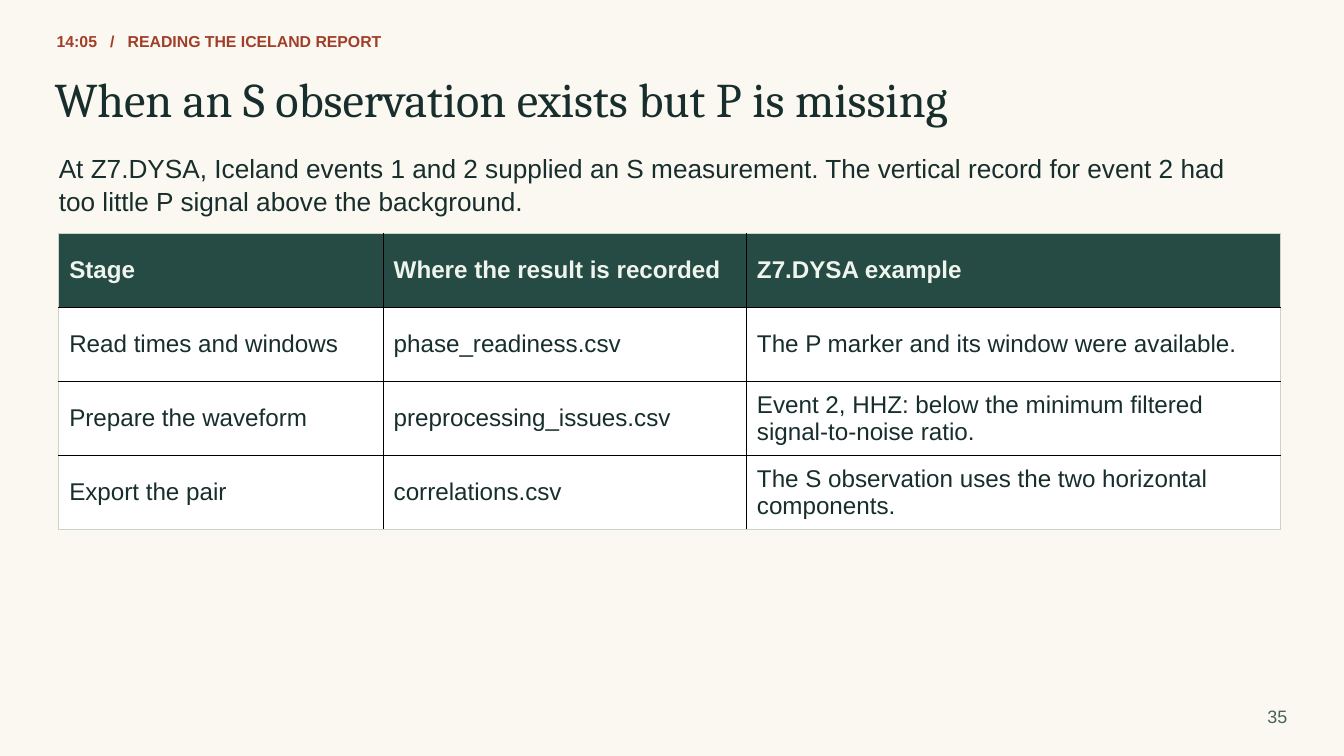
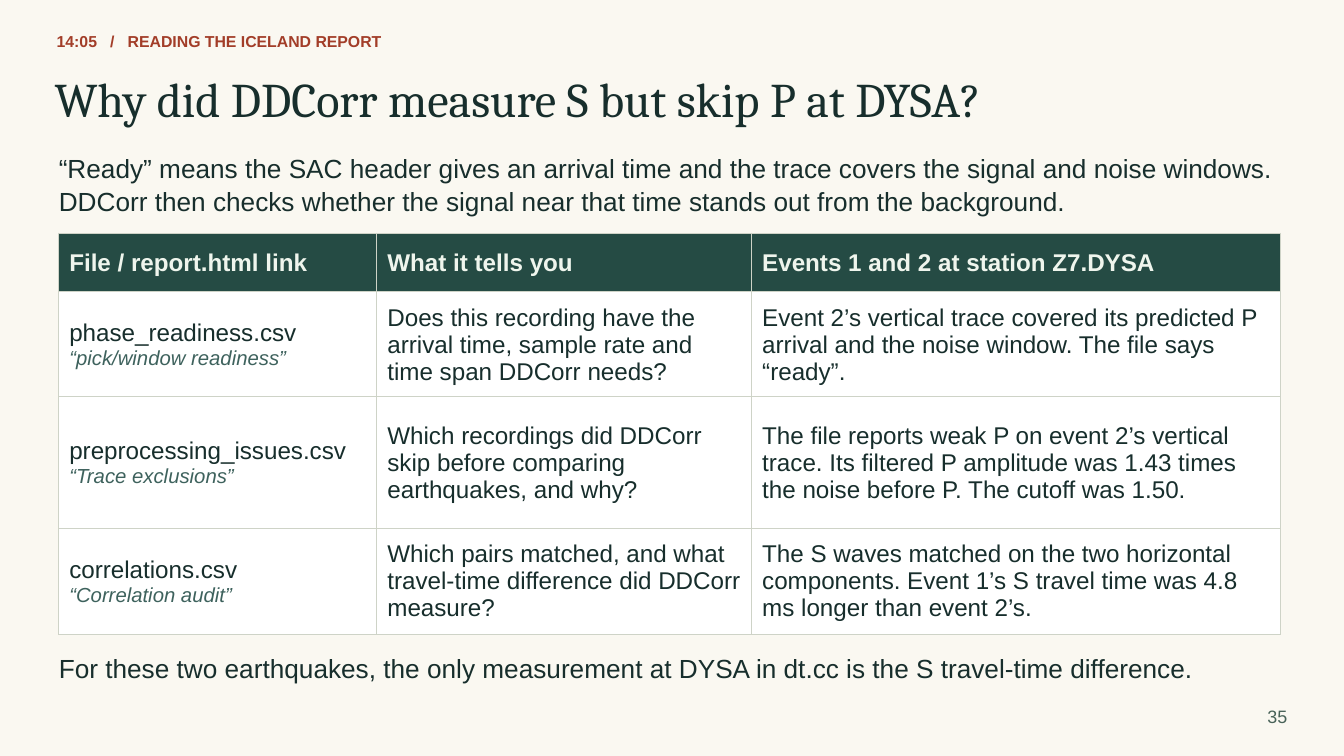
Before and after one commit to eliasrh/DDCorr.jl, a slide deck: slide 35 of teaching/DDCorr_minicourse.pptx. Drawn at 1344x756 pixels with LibreOffice and Linux fonts; fonts in the diff are those of the drawing. Boxes give left, top, right and bottom in pixels: in the first picture for what was removed or moved away, otherwise in the second. Text is boxed around its words. In the diff, an @@ line names an element or a change of style, - is before the commit and + after.

```diff
--- a/teaching/DDCorr_minicourse.pptx
+++ b/teaching/DDCorr_minicourse.pptx
@@ text at (x1=55, y1=83, x2=980, y2=128): text changed @@
-When an S observation exists but P is missing
+Why did DDCorr measure S but skip P at DYSA?
@@ text at (x1=59, y1=159, x2=1272, y2=184): text changed @@
-At Z7.DYSA, Iceland events 1 and 2 supplied an S measurement. The vertical record for event 2 had
+“Ready” means the SAC header gives an arrival time and the trace covers the signal and noise windows.
@@ text at (x1=59, y1=192, x2=1065, y2=216): text changed @@
-too little P signal above the background.
+DDCorr then checks whether the signal near that time stands out from the background.
@@ table at (x1=58, y1=233, x2=1281, y2=634) @@
-row 1: Stage | Where the result is recorded | Z7.DYSA example
+row 1: File / report.html link | What it tells you | Events 1 and 2 at station Z7.DYSA
-row 2: Read times and windows | phase_readiness.csv | The P marker and its window were available.
+row 2: phase_readiness.csv / “pick/window readiness” | Does this recording have the arrival time, sample rate and time span DDCorr needs? | Event 2’s vertical trace covered its predicted P arrival and the noise window. The file says “ready”.
-row 3: Prepare the waveform | preprocessing_issues.csv | Event 2, HHZ: below the minimum filtered signal-to-noise ratio.
+row 3: preprocessing_issues.csv / “Trace exclusions” | Which recordings did DDCorr skip before comparing earthquakes, and why? | The file reports weak P on event 2’s vertical trace. Its filtered P amplitude was 1.43 times the noise before P. The cutoff was 1.50.
-row 4: Export the pair | correlations.csv | The S observation uses the two horizontal components.
+row 4: correlations.csv / “Correlation audit” | Which pairs matched, and what travel-time difference did DDCorr measure? | The S waves matched on the two horizontal components. Event 1’s S travel time was 4.8 ms longer than event 2’s.
@@ borders changed @@
@@ text added at (x1=59, y1=659, x2=1192, y2=684), 18.8 pt, text #172E2C @@
+For these two earthquakes, the only measurement at DYSA in dt.cc is the S travel-time difference.
```
Also in this commit, not shown: 14 other slides changed, 3 slides added, 3 slides removed, 23 other files.
